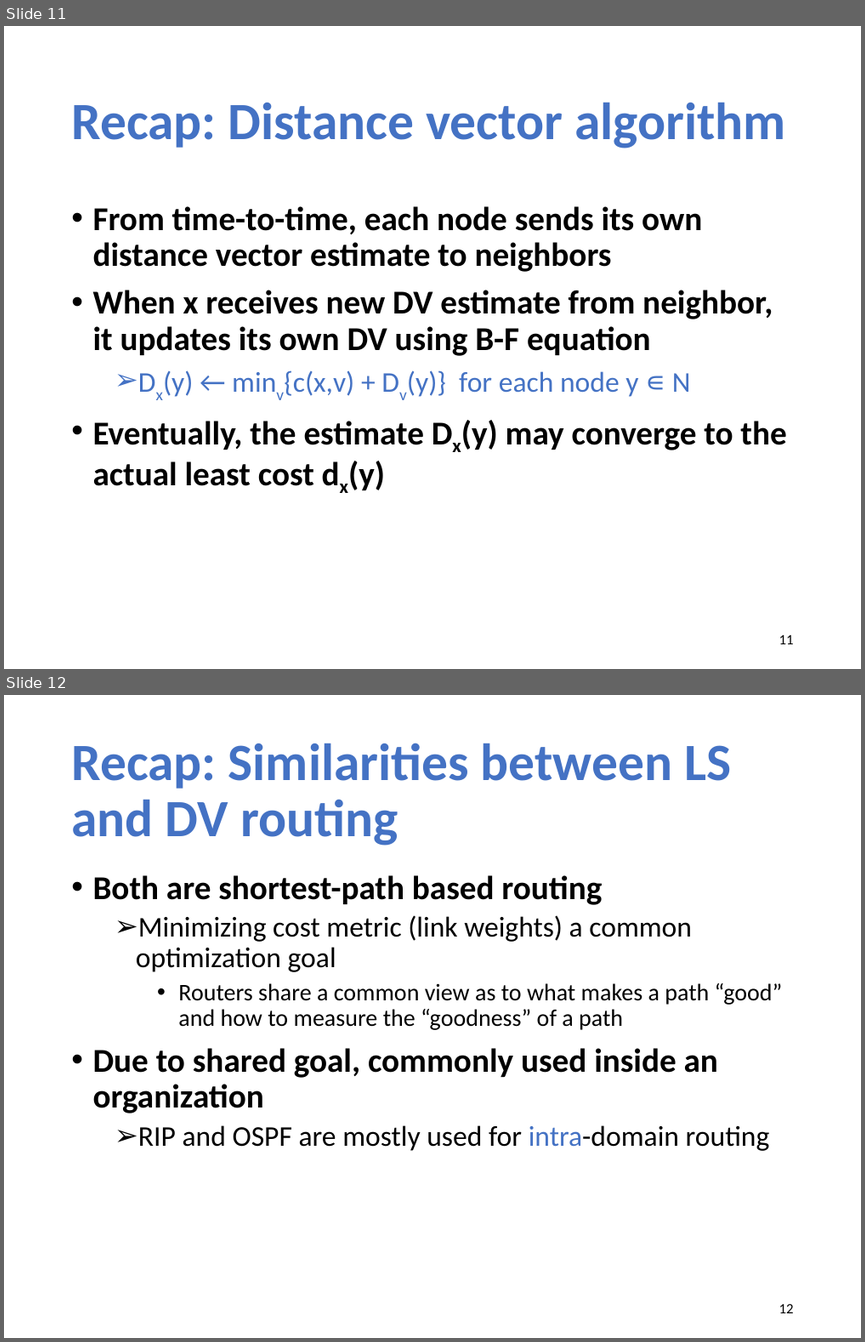
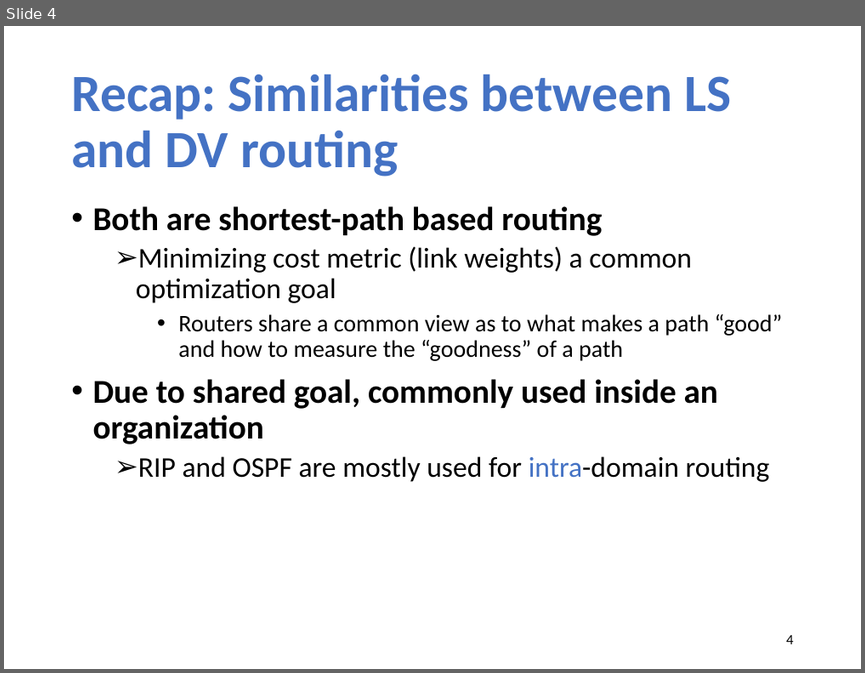
Before and after one commit to xinjin/course-net, a slide deck: slides/lec14_interdomain.pptx. Shown one above the other, each under a label of ours: slides 11 and 12 before the commit, slide 4 after it. The pictures are 865x1342 and 865x673 pixels, drawn with LibreOffice and Linux fonts; fonts in the diff are those of the drawing. Boxes give left, top, right and bottom in pixels: in the first picture for what was removed or moved away, otherwise in the second. Text is boxed around its words. In the diff, an @@ line names an element or a change of style, - is before the commit and + after.

```diff
--- a/slides/lec14_interdomain.pptx
+++ b/slides/lec14_interdomain.pptx
@@ slide 11 removed at (4,26,861,669), background #FFFFFF @@
@@ title removed at (71,102,785,148) @@
-Recap: Distance vector algorithm
@@ text removed at (93,206,786,490) @@
-• From time-to-time, each node sends its own distance vector estimate to neighbors
-• When x receives new DV estimate from neighbor, it updates its own DV using B-F equation
-  ➢ Dx(y) ← minv{c(x,v) + Dv(y)} for each node y ∊ N
-• Eventually, the estimate Dx(y) may converge to the actual least cost dx(y)
@@ page number removed at (779,635,794,644) @@
-11
@@ what was slide 12 is now slide 4 @@
@@ page number at (786,635,793,644): text changed @@
-12
+4
```
Also in this commit, not shown: 7 slides changed, 1 slide added, 8 other slides removed, 1 other file.
